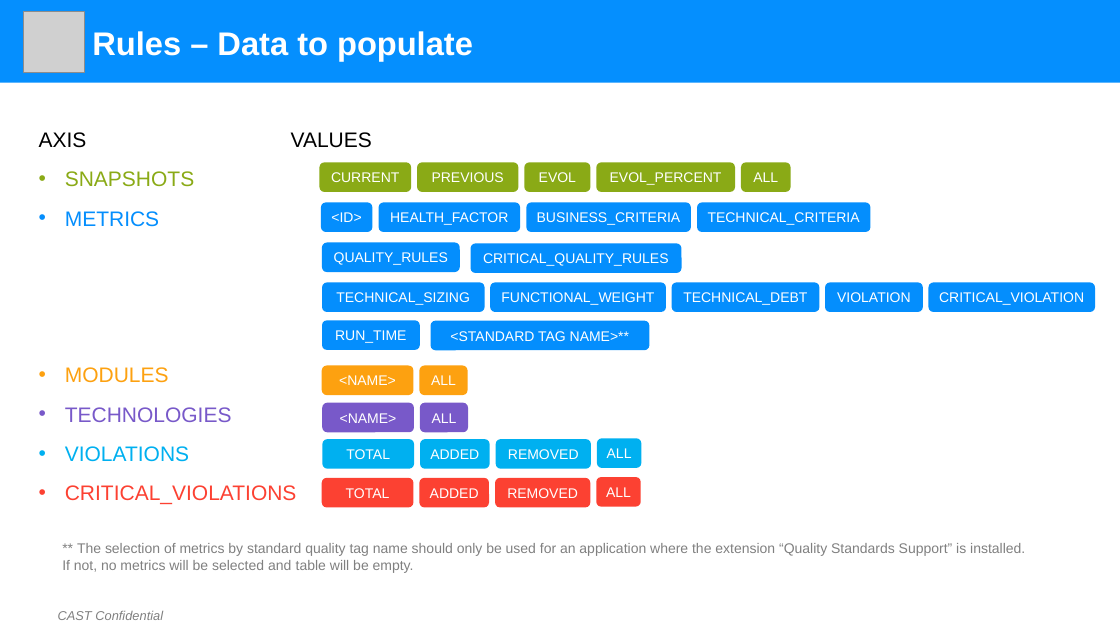
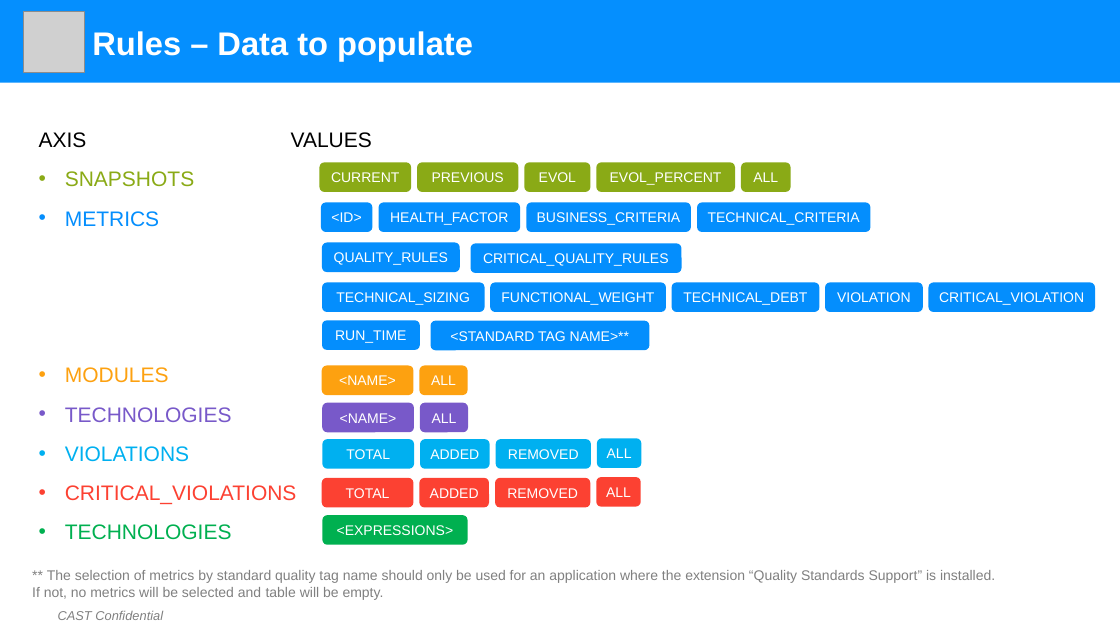
Before and after one commit to CAST-projects/ReportGenerator, a slide deck: slide 2 of CastReporting.Reporting/TemplatesFiles/Generic Table Definition.pptx. Drawn at 1120x630 pixels with LibreOffice and Linux fonts; fonts in the diff are those of the drawing; grey boxes stand for pictures; background and template pictures are left out. Boxes give left, top, right and bottom in pixels: in the first picture for what was removed or moved away, otherwise in the second. Text is boxed around its words. In the diff, an @@ line names an element or a change of style, - is before the commit and + after.

```diff
--- a/CastReporting.Reporting/TemplatesFiles/Generic Table Definition.pptx
+++ b/CastReporting.Reporting/TemplatesFiles/Generic Table Definition.pptx
@@ text at [65,524,232,540]: paragraph added @@
+• TECHNOLOGIES
@@ rounded rectangle added at [323,515,468,544], fill #00B050, 12 pt, text #FFFFFF @@
+<EXPRESSIONS>
@@ text "** The selection of metrics ...": place and size @@
-text "** The selection of metrics ..." at [62,543,1025,573]
+text "** The selection of metrics ..." at [32,570,995,600]
```
Also in this commit, not shown: 1 other slide changed, 1 other file.
